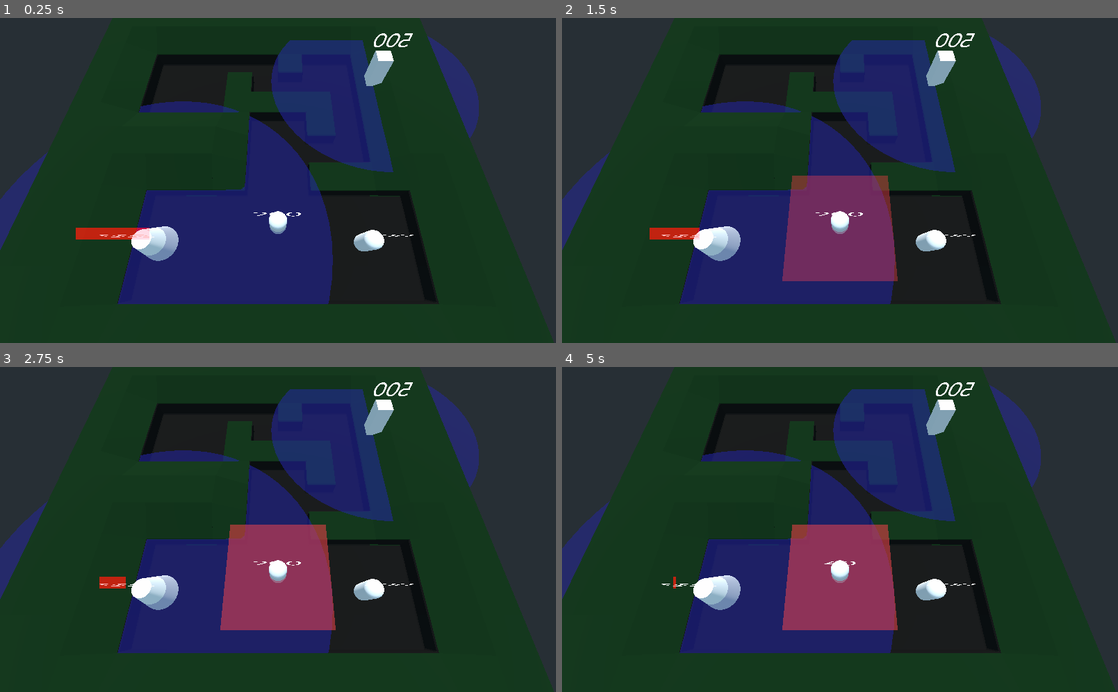
Above: before the commit, frames 1-4 (two rows, left to right).
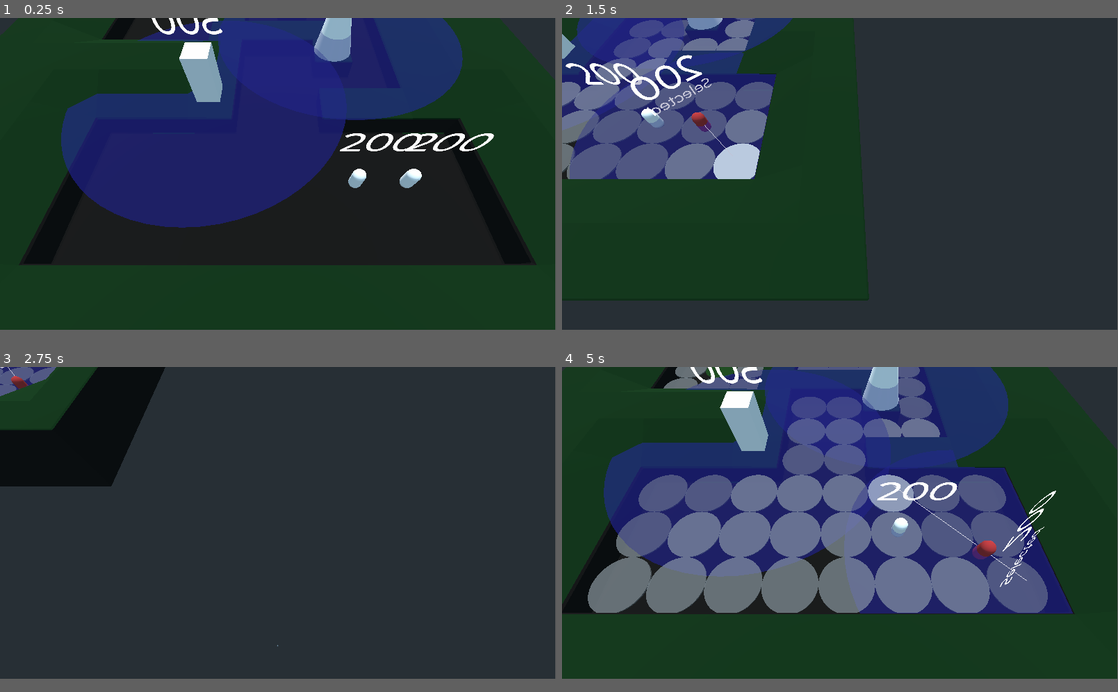
Above: after the commit, the same moments.

Repository: rubenMiller/rwu-spieleentwicklung-project
Game: Godot game, scene res://levels/pathfinding.tscn
Same seed, same stepped clock (60 frames per second), same inputs: the game is played once before the commit and once after it.
Inputs (mouse positions are in pixels of both pictures, inside the frame that each line leads up to):
- Up to frame 1 (0.25 s): no input
- Up to frame 2 (1.5 s): tap Enter (ui_accept) at 0.5, 0.77 s; move the mouse to (962, 164) at 0.52 s; hold D (move_right) 0.53-1.28 s; click (962, 164) at 0.6 s; move the mouse to (728, 196) at 1.27 s; hold S (move_backward) from 1.28 s (still down); right-click (728, 196) at 1.35 s; click (728, 196) at 1.42 s
- Up to frame 3 (2.75 s): tap Enter (ui_accept) at 1.52 s; move the mouse to (333, 458) at 2.02 s; release S (move_backward) at 2.03 s; hold D (move_right) from 2.03 s (still down); click (333, 458) at 2.1 s
- Up to frame 4 (5 s): move the mouse to (812, 594) at 2.77 s; release D (move_right) at 2.78 s; hold W (move_forward) 2.78-3.53 s; right-click (812, 594) at 2.85 s; click (812, 594) at 2.92 s; tap Enter (ui_accept) at 3.02, 3.77, 4.52 s; move the mouse to (1006, 578) at 3.52 s; hold A (move_left) from 3.53 s (still down); click (1006, 578) at 3.6 s; move the mouse to (673, 480) at 4.27 s; right-click (673, 480) at 4.35 s; click (673, 480) at 4.42 s
In our replay, the window is 800x468 before the commit and 799x449 after it. These sizes can differ from the game's own. Grey fills any space a smaller window leaves; there, only what the larger window draws over its background counts as a difference.

The runs differ from the first frame. In frame 1, 57% of the frame differs, in the area x 0-100%, y 0-89%; in frame 2, 52%; in frame 3, 50%; in frame 4, 66%.

Commit message:
implemented camera movement

Diff:
--- a/godot-files/Components/Health_Component.tscn
+++ b/godot-files/Components/Health_Component.tscn
@@ -12,7 +12,7 @@
 
 [node name="Label3D" type="Label3D" parent="."]
 pixel_size = 0.02
-text = "3"
+text = "Health"
 font = SubResource( 1 )
 uppercase = true
 width = 1000.0
--- a/godot-files/Entities/End_mortar.tscn
+++ b/godot-files/Entities/End_mortar.tscn
@@ -48,7 +48,7 @@
 
 [node name="Radius_Component" parent="." instance=ExtResource( 4 )]
 transform = Transform( 1, 0, 0, 0, 1, 0, 0, 0, 1, 0, 2, 0 )
-radius = 20.0
+radius = 12.0
 
 [node name="Attack_component" parent="." instance=ExtResource( 1 )]
 target_group_name = "troop"
--- a/godot-files/Entities/Tower.tscn
+++ b/godot-files/Entities/Tower.tscn
@@ -6,7 +6,6 @@
 [ext_resource path="res://Art/fonts/Montserrat-Medium.ttf" type="DynamicFontData" id=4]
 [ext_resource path="res://Entities/SelectionArea.gd" type="Script" id=5]
 [ext_resource path="res://Entities/Troop.gd" type="Script" id=6]
-
 
 [sub_resource type="BoxShape" id=7]
 extents = Vector3( 1.1, 1.1, 2.1 )
@@ -29,6 +28,7 @@
 script = ExtResource( 6 )
 
 [node name="HealtComponent" parent="." instance=ExtResource( 2 )]
+transform = Transform( 1, 0, 0, 0, 1, 0, 0, 0, 1, 0, 3.22137, 0 )
 health = 2
 
 [node name="CollisionShape" type="CollisionShape" parent="."]
--- a/godot-files/Entities/Troop.tscn
+++ b/godot-files/Entities/Troop.tscn
@@ -17,7 +17,7 @@
 [sub_resource type="SpatialMaterial" id=6]
 
 [sub_resource type="CapsuleMesh" id=8]
-mid_height = 3.0
+radius = 0.5
 
 [sub_resource type="Skin" id=4]
 
@@ -75,6 +75,7 @@
 font = SubResource( 7 )
 
 [node name="Navigation_component" parent="." instance=ExtResource( 8 )]
+MAX_SPEED = 5.0
 
 [node name="Radius_Component" parent="." instance=ExtResource( 9 )]
 transform = Transform( 1, 0, 0, 0, 1, 0, 0, 0, 1, 0, 2, 0 )
--- a/godot-files/Entities/troop_tower.tscn
+++ b/godot-files/Entities/troop_tower.tscn
@@ -73,7 +73,7 @@
 font = SubResource( 7 )
 
 [node name="Radius_Component" parent="." instance=ExtResource( 3 )]
-radius = 15.0
+radius = 12.0
 
 [connection signal="i_am_dead" from="Health_Component" to="." method="_on_Health_Component_i_am_dead"]
 [connection signal="selection_toggled" from="SelectionArea" to="." method="_on_SelectionArea_selection_toggled"]
--- /dev/null
+++ b/godot-files/levels/Game_camera.gd
@@ -0,0 +1,25 @@
+extends Position3D
+
+export var speed = 1.0
+export var scroll_multiplier = 1.0
+
+var velocity = Vector3.ZERO
+
+func _physics_process(delta: float):
+	var direction = Vector3.ZERO
+
+	if Input.is_action_pressed("move_right"):
+		translation.x -= speed
+	if Input.is_action_pressed("move_left"):
+		translation.x += speed
+	if Input.is_action_pressed("move_backward"):
+		translation.z -= speed
+	if Input.is_action_pressed("move_forward"):
+		translation.z += speed
+
+func _input(event):
+	if event is InputEventMouseButton:
+		if event.button_index == BUTTON_WHEEL_DOWN and event.pressed:
+			translation.y += speed * scroll_multiplier
+		if event.button_index == BUTTON_WHEEL_UP and event.pressed:
+			translation.y -= speed * scroll_multiplier
--- a/godot-files/levels/pathfinding.tscn
+++ b/godot-files/levels/pathfinding.tscn
@@ -12,6 +12,7 @@
 [ext_resource path="res://Entities/troop_tower.tscn" type="PackedScene" id=10]
 [ext_resource path="res://Art/materials/troop_selected_Material.tres" type="Material" id=11]
 [ext_resource path="res://Art/materials/troop_idle_Material.tres" type="Material" id=12]
+[ext_resource path="res://levels/Game_camera.gd" type="Script" id=13]
 
 [sub_resource type="NavigationMesh" id=1]
 vertices = PoolVector3Array( -16.32, 8.5, -24.16, -13.76, 8.5, -24.16, -13.76, 8.5, -26.72, -22.72, 8.5, -26.72, -20.16 …(5167 unchanged characters)…
@@ -30,10 +31,10 @@
 script = ExtResource( 6 )
 
 [node name="Troop-tower" parent="." instance=ExtResource( 10 )]
-transform = Transform( 1, 0, 0, 0, 1, 0, 0, 0, 1, -14, 7, 9 )
+transform = Transform( 1, 0, 0, 0, 1, 0, 0, 0, 1, 6, 7, -6 )
 
 [node name="End_tower" parent="." instance=ExtResource( 9 )]
-transform = Transform( 1, 0, 0, 0, 1, 0, 0, 0, 1, 14, 4, -14 )
+transform = Transform( 1, 0, 0, 0, 1, 0, 0, 0, 1, -6, 6, 2 )
 collision_layer = 2
 collision_mask = 2
 idleMaterial = ExtResource( 12 )
@@ -42,7 +43,7 @@
 [node name="Troops" type="Spatial" parent="."]
 
 [node name="Sam" parent="Troops" instance=ExtResource( 1 )]
-transform = Transform( -1, 0, 8.74228e-08, 0, 1, 0, -8.74228e-08, 0, -1, 3.73501e-07, 4, -12 )
+transform = Transform( -1, 0, 8.74228e-08, 0, 1, 0, -8.74228e-08, 0, -1, -6, 4, -14 )
 
 [node name="Frodo" parent="Troops" instance=ExtResource( 1 )]
 transform = Transform( -1, 0, -8.74228e-08, 0, 1, 0, 8.74228e-08, 0, -1, -10, 4, -14 )
@@ -57,9 +58,17 @@
 mesh = ExtResource( 8 )
 skeleton = NodePath("../..")
 
-[node name="Camera" type="Camera" parent="."]
-transform = Transform( -1, 7.96152e-08, -3.61134e-08, -3.04487e-09, 0.381119, 0.924526, 8.73698e-08, 0.924526, -0.381119, 1.51882e-07, 28.0088, -16.5715 )
-fov = 76.0036
+[node name="Position3D" type="Position3D" parent="."]
+transform = Transform( 1, 0, 0, 0, 1, 0, 0, 0, 1, 1.51882e-07, 18.9107, -21.812 )
+script = ExtResource( 13 )
+speed = 0.5
+scroll_multiplier = 2.0
+
+[node name="Game_camera" type="Camera" parent="Position3D"]
+transform = Transform( -1, 7.96152e-08, -3.61134e-08, 6.82117e-09, 0.482886, 0.875683, 8.71564e-08, 0.875683, -0.482886, 0, 0, 0 )
+keep_aspect = 0
+fov = 102.5
+far = 1000.0
 
 [node name="DirectionalLight" type="DirectionalLight" parent="."]
 transform = Transform( 1, 0, 0, 0, 0.429313, 0.903156, 0, -0.903156, 0.429313, -15.8196, 14.813, 10.8217 )
--- a/godot-files/project.godot
+++ b/godot-files/project.godot
@@ -53,6 +53,11 @@
 [config]
 
 icon="res://icon.jpg"
+
+[display]
+
+window/size/width=1920
+window/size/height=1080
 
 [editor]
 
Not shown: 1 places in godot-files/levels/pathfinding.tscn that only renumber resources
